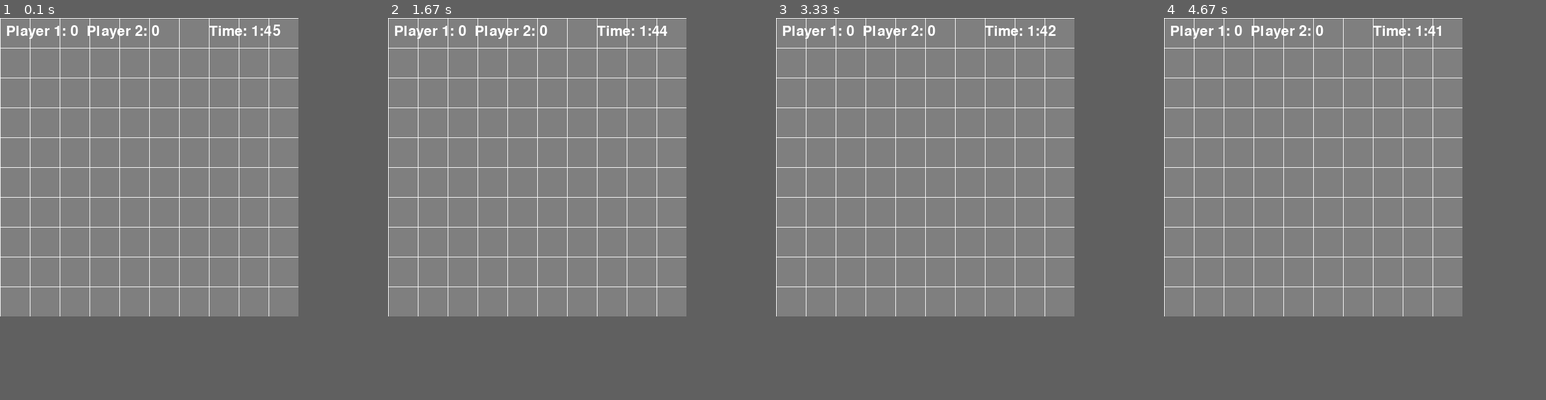
Above: before the commit, frames 1-4 (left to right).
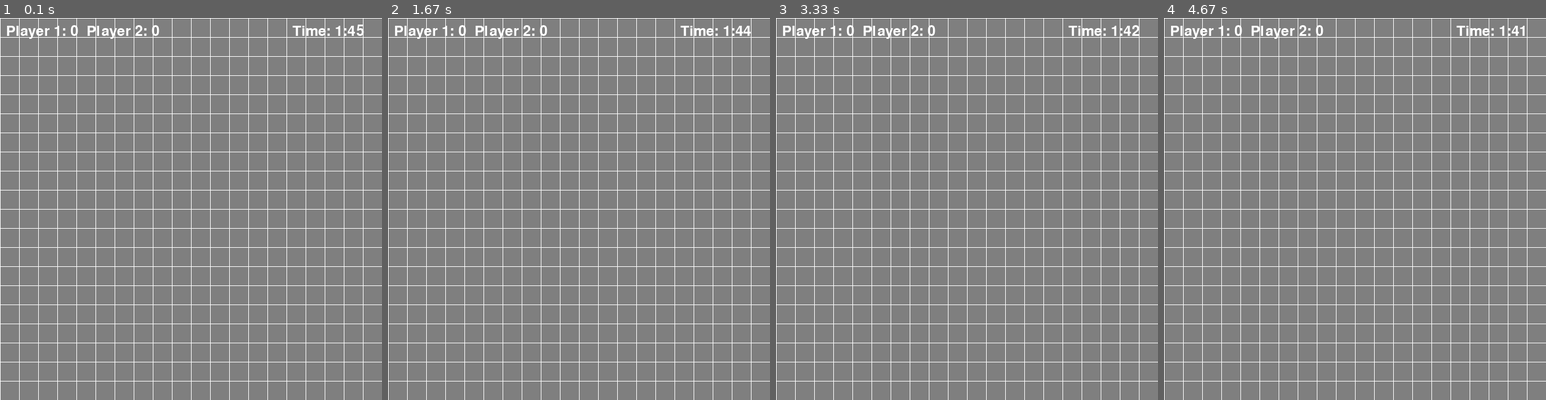
Above: after the commit, the same moments.

Repository: DocD-12/Blocks_n_Bots
Game: pygame game, started from main.py
The game is run twice, just before and just after one commit, with the same random seed, the same clock (stepped at 60 frames per second) and the same inputs.
Inputs:
- Up to frame 1 (0.1 s): no input
- Up to frame 2 (1.67 s): no input
- Up to frame 3 (3.33 s): no input
- Up to frame 4 (4.67 s): no input
In our replay, the window is 500x500 before the commit and 640x640 after it. These sizes can differ from the game's own. Grey fills any space a smaller window leaves; there, only what the larger window draws over its background counts as a difference.

The runs differ from the first frame. In frame 1, 8.3% of the frame differs, in the area x 0-100%, y 0-100%; in frame 2, 8.3%; in frame 3, 8.3%; in frame 4, 8.3%.

Commit message:
tile_size added into game initialization

Diff:
--- a/game.py
+++ b/game.py
@@ -11,13 +11,15 @@
 grey = (127, 127, 127)
 
 class Game:
-    def __init__(self, size):
+    def __init__(self, size, tile_size=32):
         self.grid = [[-1 if (i == 0 or i == size - 1 or j == 0 or j == size -1) else 0
                       for j in range(size)] for i in range(size)]
 
-        self.screen_width = 500
-        self.screen_height = 500
+        self.screen_width = size * tile_size
+        self.screen_height = size * tile_size
         self.win = None
+        self.tile_size = tile_size
+        self.player_speed = 3 * tile_size
 
     def start(self):
         pygame.init()
@@ -65,7 +67,10 @@
         print(*self.grid, sep='\n')
 
     def draw(self):
-        for x in range(0, self.screen_width, 50):
+        for x in range(0, self.screen_width, self.tile_size):
             pygame.draw.line(self.win, white, (x, 0), (x, self.screen_height))
-        for y in range(0, self.screen_height, 50):
+        for y in range(0, self.screen_height, self.tile_size):
             pygame.draw.line(self.win, white, (0, y), (self.screen_width, y))
+
+    def get_tile_size(self):
+        return self.tile_size
--- a/main.py
+++ b/main.py
@@ -1,6 +1,6 @@
 import game
 
 if __name__ == '__main__':
-    mGame = game.Game(2)
+    mGame = game.Game(20)
     mGame.start()
     mGame.draw()
--- a/main_grid.py
+++ b/main_grid.py
@@ -14,7 +14,7 @@
 
 for i in range(1, N_HEIGHT-1):
     for j in range(1, N_WIDTH-1):
-        if not randint(0,20):
+        if not randint(0, 10):
             MAP[i][j] = '1'
 
 MAP[N_HEIGHT // 2][N_WIDTH // 2] = 'P'
@@ -93,43 +93,44 @@
         self.rect = self.image.get_rect(topleft=(x * TILESIZE, y * TILESIZE))
 
 
-pygame.init()
-window = pygame.display.set_mode((WIDTH, HEIGHT))
-clock = pygame.time.Clock()
+if __name__ == "__main__":
+    pygame.init()
+    window = pygame.display.set_mode((WIDTH, HEIGHT))
+    clock = pygame.time.Clock()
 
-all_sprites = pygame.sprite.Group()
-walls = pygame.sprite.Group()
-for row, tiles in enumerate(MAP):
-    for col, tile in enumerate(tiles):
-        if tile == "1":
-            obstacle = Obstacle(col, row)
-            walls.add(obstacle)
-            all_sprites.add(obstacle)
-        elif tile == "P":
-            player = Player(col, row)
-            all_sprites.add(player)
+    all_sprites = pygame.sprite.Group()
+    walls = pygame.sprite.Group()
+    for row, tiles in enumerate(MAP):
+        for col, tile in enumerate(tiles):
+            if tile == "1":
+                obstacle = Obstacle(col, row)
+                walls.add(obstacle)
+                all_sprites.add(obstacle)
+            elif tile == "P":
+                player = Player(col, row)
+                all_sprites.add(player)
 
-run = True
-while run:
-    dt = clock.tick(60) / 1000
-    for event in pygame.event.get():
-        if event.type == pygame.QUIT:
-            run = False
+    run = True
+    while run:
+        dt = clock.tick(60) / 1000
+        for event in pygame.event.get():
+            if event.type == pygame.QUIT:
+                run = False
 
-    player.update(dt, walls)
+        player.update(dt, walls)
 
-    window.fill((255, 255, 255))
+        window.fill((255, 255, 255))
 
-    for x in range(0, window.get_width(), TILESIZE):
-        pygame.draw.line(window, (127, 127, 127), (x, 0), (x, window.get_height()))
-    for y in range(0, window.get_height(), TILESIZE):
-        pygame.draw.line(window, (127, 127, 127), (0, y), (window.get_width(), y))
+        for x in range(0, window.get_width(), TILESIZE):
+            pygame.draw.line(window, (0, 0, 0), (x, 0), (x, window.get_height()))
+        for y in range(0, window.get_height(), TILESIZE):
+            pygame.draw.line(window, (127, 127, 127), (0, y), (window.get_width(), y))
 
-    walls.draw(window)
-    for sprite in all_sprites:
-        window.blit(sprite.image, sprite.rect)
+        walls.draw(window)
+        for sprite in all_sprites:
+            window.blit(sprite.image, sprite.rect)
 
-    pygame.display.flip()
+        pygame.display.flip()
 
-pygame.quit()
-exit()
+    pygame.quit()
+    exit()
